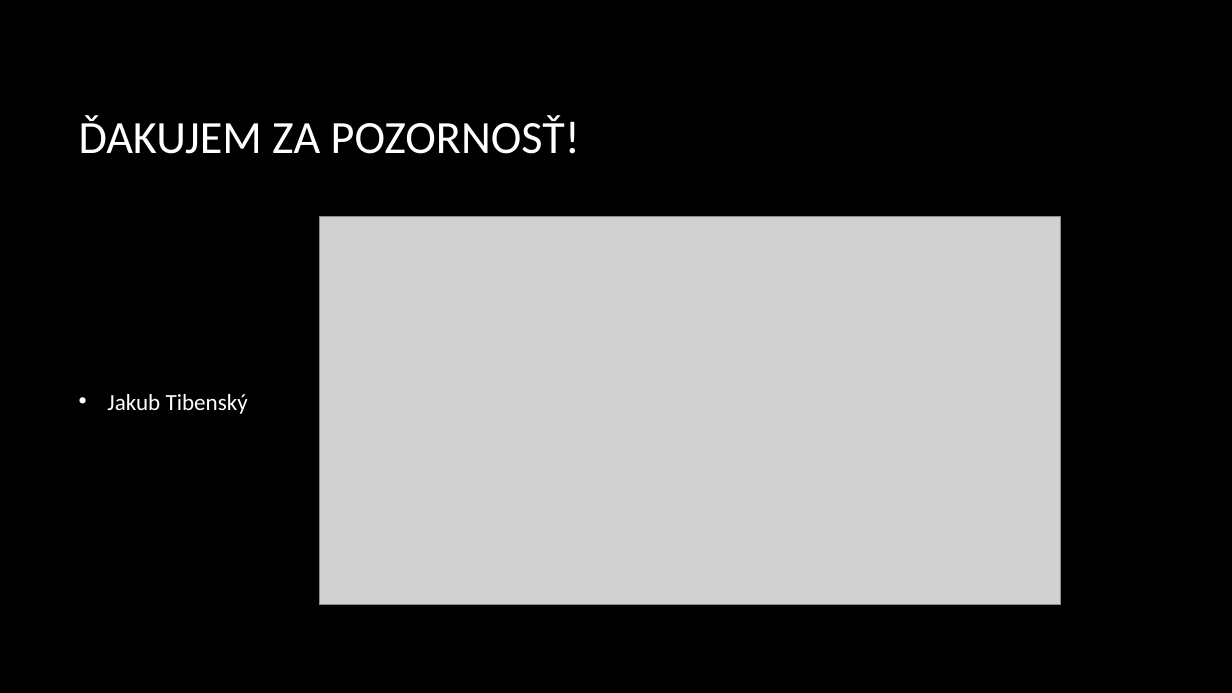
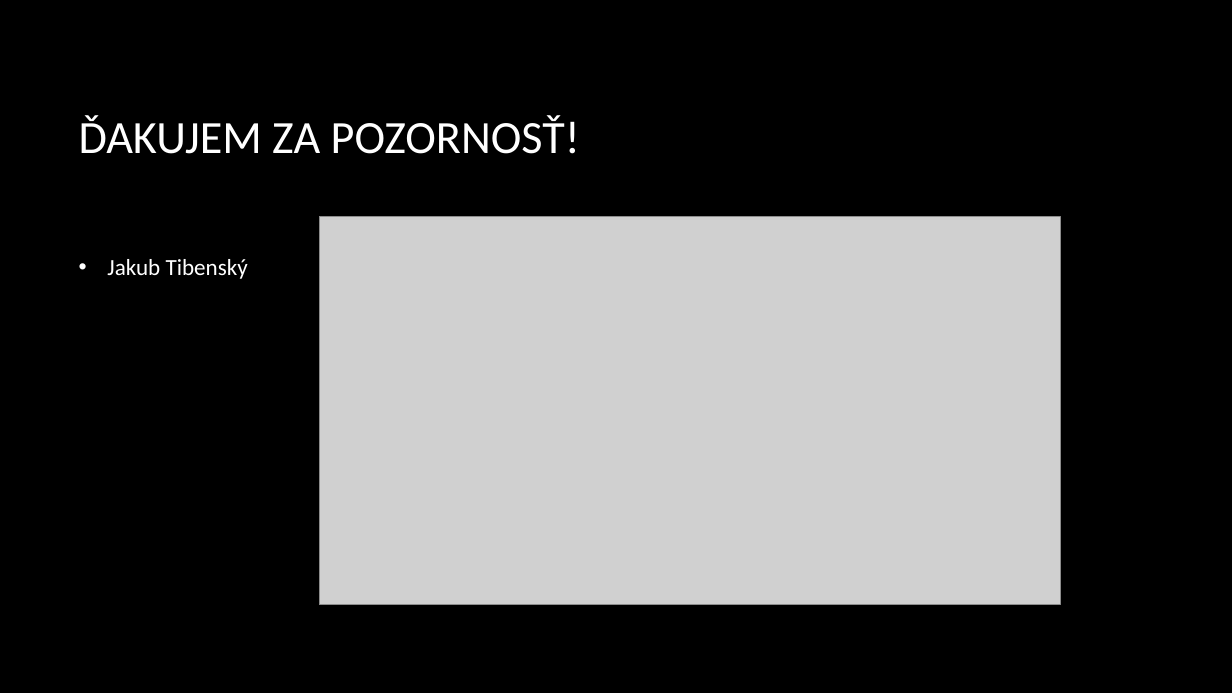
Before and after one commit to SorinMarkov01/Neur-nov-siete-NS, a slide deck: slide 17 of Jakub Tibenský - Android Games.pptx (slide 10 before the commit). Drawn at 1232x693 pixels with LibreOffice and Linux fonts; fonts in the diff are those of the drawing; grey boxes stand for pictures; background and template pictures are left out. Boxes give left, top, right and bottom in pixels: in the first picture for what was removed or moved away, otherwise in the second. Text is boxed around its words. In the diff, an @@ line names an element or a change of style, - is before the commit and + after.

```diff
--- a/Jakub Tibenský - Android Games.pptx
+++ b/Jakub Tibenský - Android Games.pptx
@@ text "Jakub Tibenský" moved from (x1=107, y1=394, x2=248, y2=414) to (x1=107, y1=259, x2=248, y2=279) @@
```
Also in this commit, not shown: 2 other slides changed, 14 slides added, 6 slides removed.
